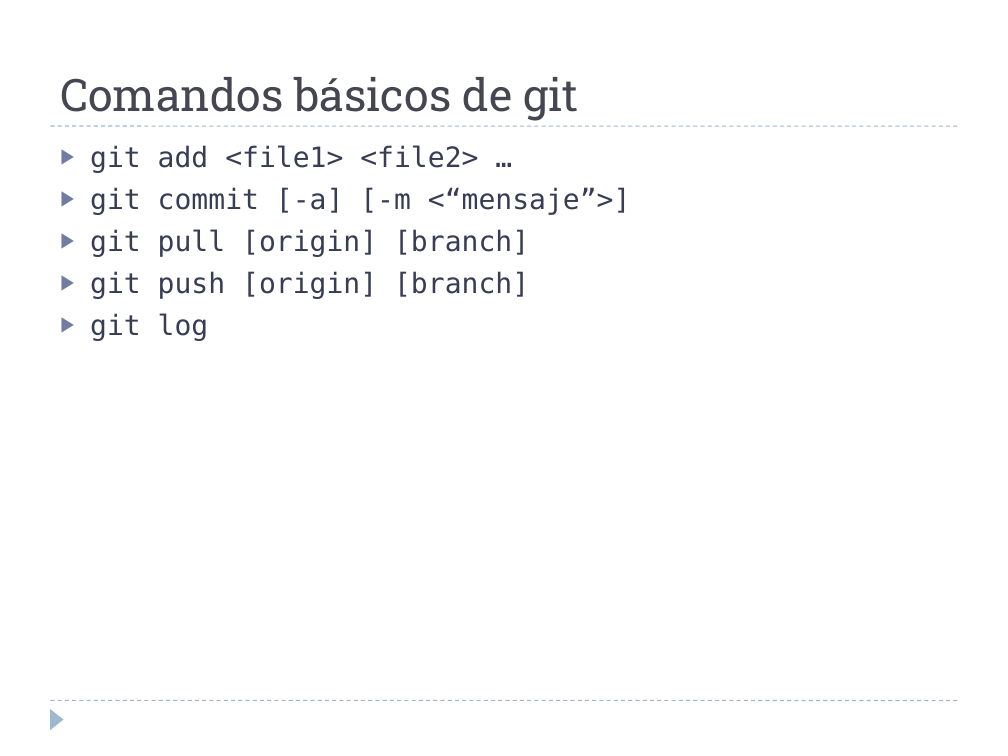
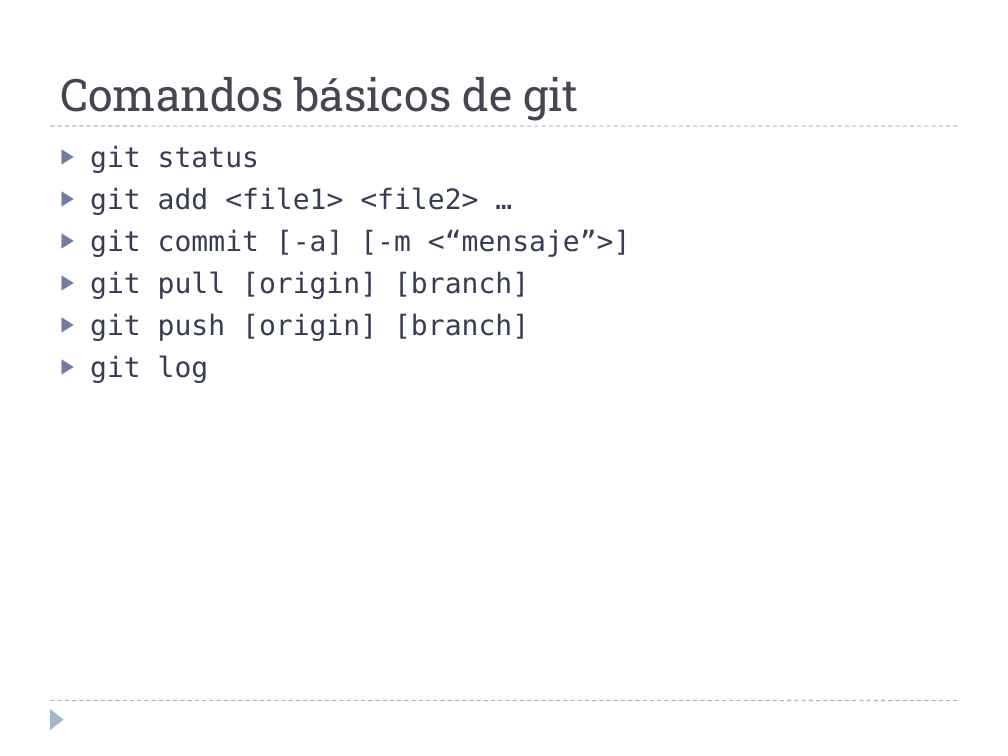
Before and after one commit to martina-if/curso_git, a slide deck: slide 16 of GIT.ppt. Drawn at 1008x756 pixels with LibreOffice and Linux fonts; fonts in the diff are those of the drawing. Boxes give left, top, right and bottom in pixels: in the first picture for what was removed or moved away, otherwise in the second. Text is boxed around its words. In the diff, an @@ line names an element or a change of style, - is before the commit and + after.

```diff
--- a/GIT.ppt
+++ b/GIT.ppt
@@ text at (x1=90, y1=145, x2=259, y2=173): paragraph added @@
+▶ git status
```
Also in this commit, not shown: 3 other slides changed, 7 slides added.
